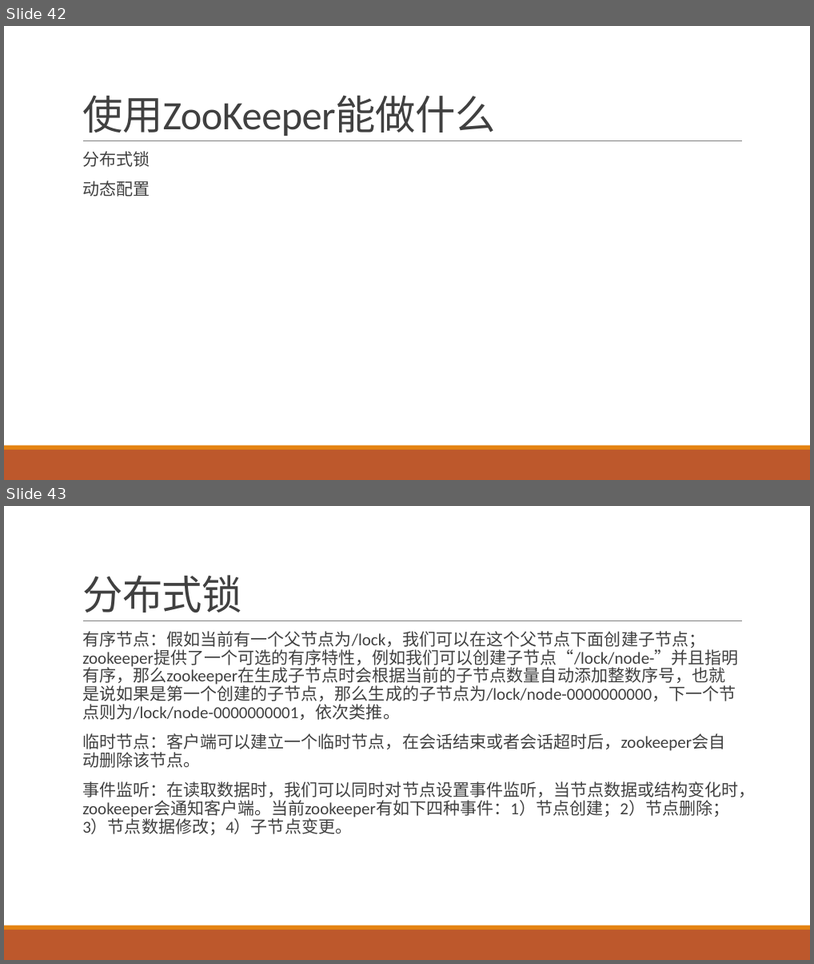
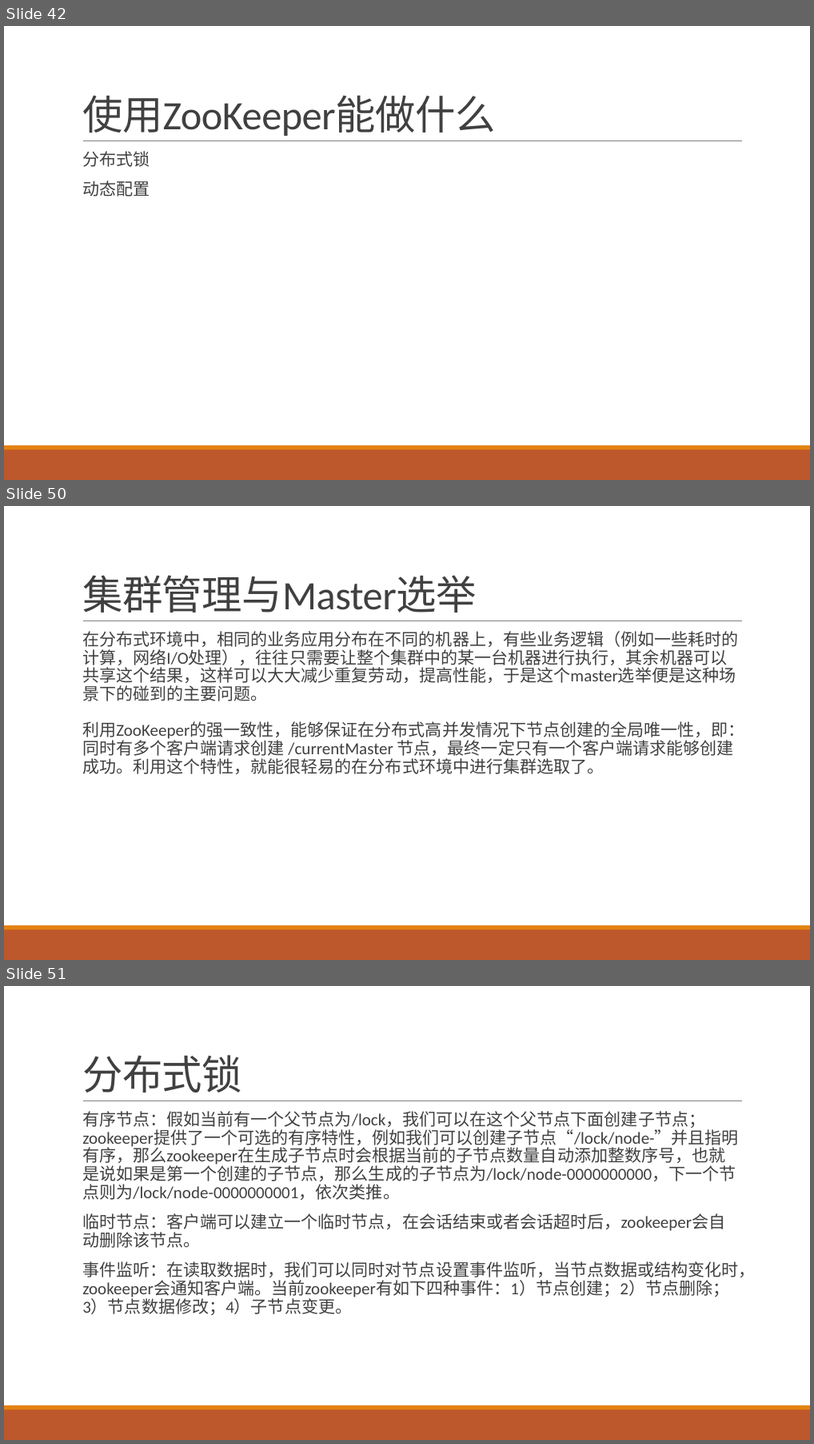
Before and after one commit to airuitian/MicroService, a slide deck: middlerware/Zookeeper介绍与实战.pptx. Shown one above the other, each under a label of ours: slides 42 and 43 before the commit, slides 42, 50 and 51 after it; the slides between them are not shown. The pictures are 814x964 and 814x1444 pixels, drawn with LibreOffice and Linux fonts; fonts in the diff are those of the drawing. Boxes give left, top, right and bottom in pixels: in the first picture for what was removed or moved away, otherwise in the second. Text is boxed around its words. In the diff, an @@ line names an element or a change of style, - is before the commit and + after.

```diff
--- a/middlerware/Zookeeper介绍与实战.pptx
+++ b/middlerware/Zookeeper介绍与实战.pptx
@@ slide 50 added at bbox=[4, 506, 810, 960], background #FFFFFF; not listed: 3 template elements that a slide beside it also shows @@
@@ title added at bbox=[82, 575, 477, 612], 48 pt, text #404040 @@
+集群管理与Master选举
@@ text added at bbox=[82, 631, 745, 774], 20 pt, text #404040 @@
+  在分布式环境中，相同的业务应用分布在不同的机器上，有些业务逻辑（例如一些耗时的计算，网络I/O处理），往往只需要让整个集群中的某一台机器进行执行，其余机器可以共享这个结果，这样可以大大减少重复劳动，提高性能，于是这个master选举便是这种场景下的碰到的主要问题。
+  利用ZooKeeper的强一致性，能够保证在分布式高并发情况下节点创建的全局唯一性，即：同时有多个客户端请求创建 /currentMaster 节点，最终一定只有一个客户端请求能够创建成功。利用这个特性，就能很轻易的在分布式环境中进行集群选取了。
@@ what was slide 43 is now slide 51 @@
```
Also in this commit, not shown: 2 slides changed, 6 other slides added.
